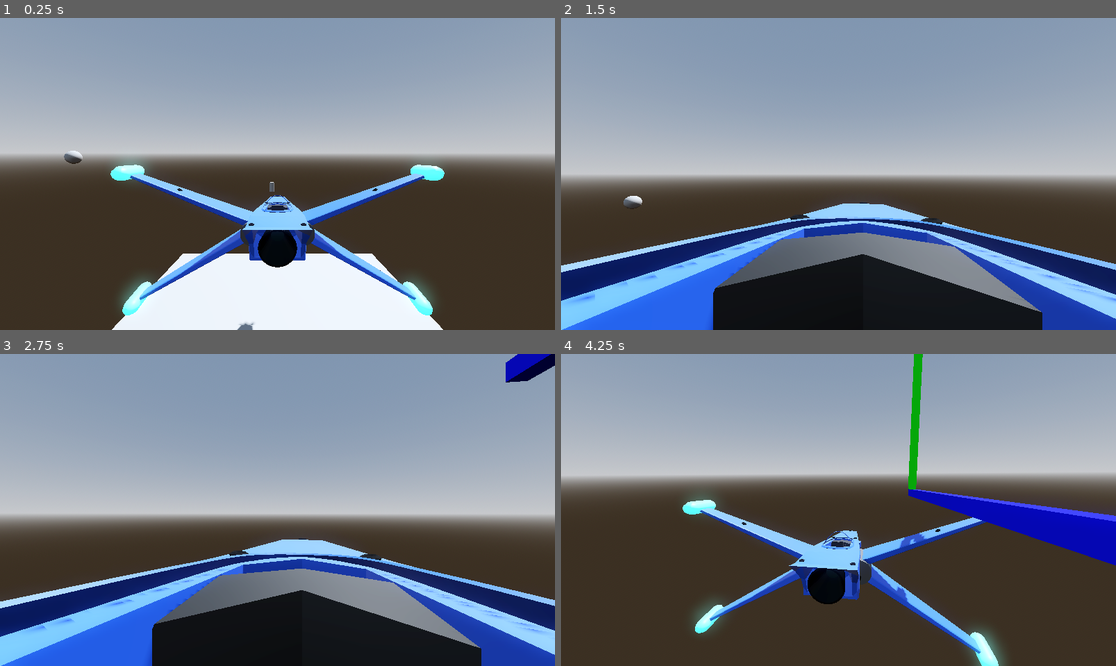
Above: before the commit, frames 1-4 (two rows, left to right).
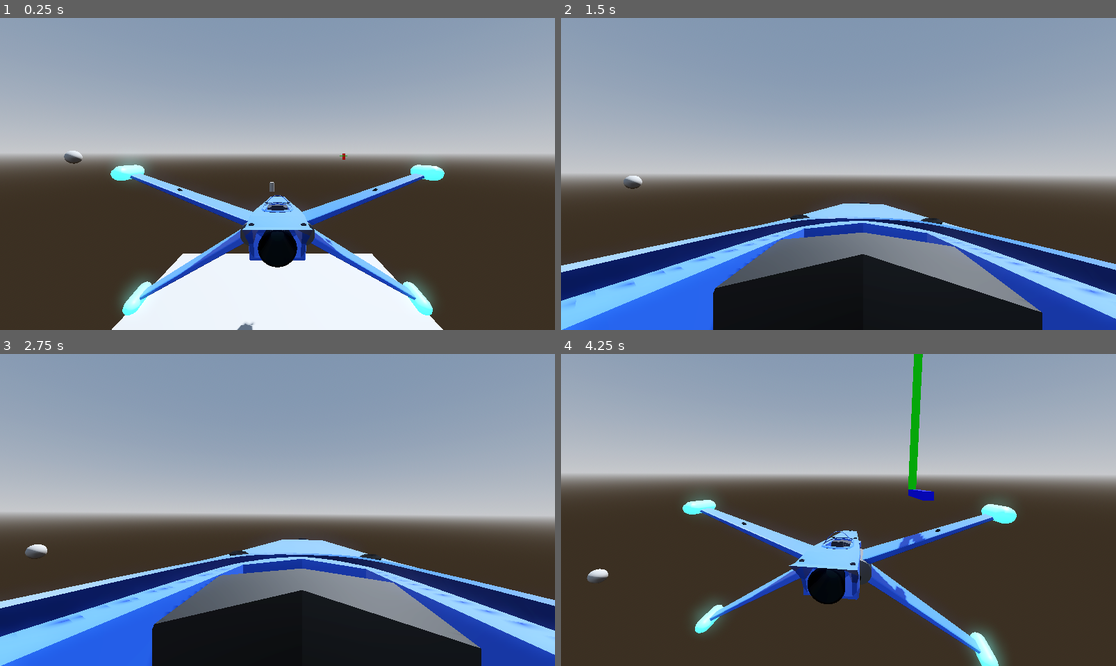
Above: after the commit, the same moments.

Repository: ZoeTheFox/oddity
Game: Godot game, scene res://Scenes/Main Scene/Main.tscn
Same seed, same stepped clock (60 frames per second), same inputs: the game is played once before the commit and once after it.
Inputs (mouse positions are in pixels of both pictures, inside the frame that each line leads up to):
- Up to frame 1 (0.25 s): no input
- Up to frame 2 (1.5 s): tap Enter at 0.5 s; move the mouse to (866, 174) at 0.52 s; hold Alt (camera-look-around) 0.53-1.28 s; hold Space (move-up) from 0.53 s (still down); move the mouse to (810, 174) at 1.27 s; tap K (camera-switch-view) at 1.35 s
- Up to frame 3 (2.75 s): keep holding Space (move-up); move the mouse to (288, 503) at 2.02 s; hold Alt (camera-look-around) from 2.03 s (still down)
- Up to frame 4 (4.25 s): keep holding Space (move-up); move the mouse to (832, 516) at 2.77 s; release Alt (camera-look-around) at 2.78 s; tap K (camera-switch-view) at 2.85 s; move the mouse to (877, 513) at 3.52 s; hold Alt (camera-look-around) from 3.53 s (still down)

The runs differ from the first frame. In frame 1, less than 0.1% of the frame differs, in the area x 12-80%, y 42-100%; in frame 2, 0.5%; in frame 3, 1.0%; in frame 4, 3.8%, in the area x 0-100%, y 38-88%.

Commit message:
a lot of tweaking

Diff:
--- a/Oddity/Scenes/Spaceship/Scripts/FlightControl/SimpleFlightControlSystem.gd
+++ b/Oddity/Scenes/Spaceship/Scripts/FlightControl/SimpleFlightControlSystem.gd
@@ -21,34 +21,68 @@
 var max_thrust_right: float
 
 var velocity : Vector3
+var local_angular_velocity : Vector3
+var user_throttle: float
 
-var thrust_left_right: bool
-
-var vel0 : Vector3
-var acc : Vector3
-
-var user_left: float
-var user_right: float
+var thrust_left: bool
+var thrust_right: bool
+var thrust_up: bool
+var thrust_down: bool
+var roll_right: bool
+var roll_left: bool
 
 # Called when the node enters the scene tree for the first time.
 func _ready():
 	thrust_multiplier = 1
 
-
 # Called every frame. 'delta' is the elapsed time since the previous frame.
 func _process(delta):
+	calc_local_velocity()
+	calc_local_angular_velocity()
 
-	calc_local_velocity()
+	print(velocity.length())
 
-	if (acc.x == 0 and velocity.x < 0):
-		apply_thrust(transform.basis.x, max_thrust_right, 10)
-		print("scream")
+	if (thrust_left == false and thrust_right == false):
 
-	if (acc.x == 0 and velocity.x > 0):
-		apply_thrust(-transform.basis.x, max_thrust_right, 10)
-		print("scream")
+		var throttle
 
-	print(acc)
+		var max_throttle = 100
+		var min_throttle = 10  # Set a small minimum throttle value		 var max_throttle = 1.0   # Set the maximum throttle value
+
+		throttle = clamp(1.0 - abs(velocity.x) / 15, min_throttle, max_throttle)
+
+		if (velocity.x > 0):
+			apply_thrust(-transform.basis.x, max_thrust_left, throttle)
+		else:
+			apply_thrust(transform.basis.x, max_thrust_right, throttle)
+
+	if (thrust_up == false and thrust_down == false):
+
+		var throttle
+
+		var max_throttle = 100
+		var min_throttle = 10  # Set a small minimum throttle value		 var max_throttle = 1.0   # Set the maximum throttle value
+
+		throttle = clamp(1.0 - abs(velocity.y) / 15, min_throttle, max_throttle)
+
+		if (velocity.y > 0):
+			apply_thrust(-transform.basis.y, max_thrust_down, throttle)
+		else:
+			apply_thrust(transform.basis.y, max_thrust_up, throttle)
+
+	if (roll_left == false and roll_right == false):
+
+		var throttle
+
+		var max_throttle = 100
+		var min_throttle = 10  # Set a small minimum throttle value		 var max_throttle = 1.0   # Set the maximum throttle value
+
+		throttle = clamp(1.0 - abs(local_angular_velocity.z) / 15, min_throttle, max_throttle)
+
+		if (local_angular_velocity.z > 0):
+			apply_torque(-transform.basis.z * throttle / 100.0 * 1000 * get_process_delta_time())
+		else:
+			apply_torque(transform.basis.z * throttle / 100.0 * 1000 * get_process_delta_time())
 
 func calc_local_velocity():
 
@@ -62,12 +96,14 @@
 	velocity.y = b.y.dot(v_nor) * v_len
 	velocity.z = b.z.dot(v_nor) * v_len
 
-func calc_local_acceleration():
-	if vel0:
-		acc = (velocity - vel0) / get_process_delta_time()
+func calc_local_angular_velocity():
+	# Get the world-space angular velocity of the rigid body
+	var world_angular_velocity = angular_velocity
 
-	vel0 = velocity
+	# Convert the world-space angular velocity to local space
+	local_angular_velocity = transform.basis.inverse() * world_angular_velocity
 
+	print(local_angular_velocity)
 
 func _on_user_control_thrust_forwards(throttle):
 	apply_thrust(-transform.basis.z, max_thrust_main, throttle)
@@ -76,29 +112,62 @@
 	apply_thrust(-transform.basis.z, max_thrust_retro, throttle)
 
 func _on_user_control_thrust_left(throttle):
-
 	apply_thrust(-transform.basis.x, max_thrust_left, throttle)
+	thrust_left = true
 
 func _on_user_control_thrust_right(throttle):
 	apply_thrust(transform.basis.x, max_thrust_right, throttle)
+	thrust_right = true
 
 func _on_user_control_thrust_up(throttle):
-	apply_thrust(transform.basis.y, max_thrust_main, throttle)
+	apply_thrust(transform.basis.y, max_thrust_up, throttle)
+	thrust_up = true
 
 func _on_user_control_thrust_down(throttle):
 	apply_thrust(-transform.basis.y, max_thrust_down, throttle)
+	thrust_down = true
 
 func apply_thrust(direction: Vector3, force: float, throttle: float):
 	apply_central_force(direction * force * (throttle / 100.0) * get_process_delta_time() * thrust_multiplier)
 
 func _on_user_control_roll_left(percent):
 	apply_torque(transform.basis.z * percent / 100.0 * 1000 * get_process_delta_time())
+	roll_left = true
 
 func _on_user_control_roll_right(percent):
 	apply_torque(-transform.basis.z * percent / 100.0 * 1000 * get_process_delta_time())
+	roll_right = true
 
 func _on_user_control_pitch(percent):
 	apply_torque(-transform.basis.x * percent * 1000 * get_process_delta_time())
 
 func _on_user_control_yaw(percent):
 	apply_torque(-transform.basis.y * percent * 1000 * get_process_delta_time())
+
+
+func _on_user_control_no_thrust_right():
+	thrust_right = false
+
+
+func _on_user_control_no_thrust_left():
+	thrust_left = false
+
+
+func _on_user_control_throttle_signal(throttle):
+	user_throttle = throttle
+
+
+func _on_user_control_no_thrust_down():
+	thrust_down = false
+
+
+func _on_user_control_no_thrust_up():
+	thrust_up = false
+
+
+func _on_user_control_no_roll_right():
+	roll_right = false
+
+
+func _on_user_control_no_roll_left():
+	roll_left = false
--- a/Oddity/Scenes/Spaceship/Scripts/FlightControl/UserControl.gd
+++ b/Oddity/Scenes/Spaceship/Scripts/FlightControl/UserControl.gd
@@ -11,6 +11,13 @@
 signal pitch(percent)
 signal yaw(percent)
 
+signal no_thrust_left()
+signal no_thrust_right()
+signal no_thrust_up()
+signal no_thrust_down()
+signal no_roll_left()
+signal no_roll_right()
+signal throttle_signal(throttle)
 
 var throttle := 0.0
 @export
@@ -47,23 +54,37 @@
 	else:
 		thrust_backwards.emit(throttle)
 
+	throttle_signal.emit(throttle)
+
 	if (Input.is_action_pressed("move-left")):
 		thrust_left.emit(100)
+	else:
+		no_thrust_left.emit()
 
 	if (Input.is_action_pressed("move-right")):
 		thrust_right.emit(100)
+	else:
+		no_thrust_right.emit()
 
 	if (Input.is_action_pressed("move-up")):
 		thrust_up.emit(100)
+	else:
+		no_thrust_up.emit()
 
 	if (Input.is_action_pressed("move-down")):
 		thrust_down.emit(100)
+	else:
+		no_thrust_down.emit()
 
 	if (Input.is_action_pressed("roll-left")):
 		roll_left.emit(100)
+	else:
+		no_roll_left.emit()
 
 	if (Input.is_action_pressed("roll-right")):
 		roll_right.emit(100)
+	else:
+		no_roll_right.emit()
 
 	yaw.emit(mouseInput.x)
 	pitch.emit(mouseInput.y)
--- a/Oddity/Scenes/Spaceship/fighter_gen_7.tscn
+++ b/Oddity/Scenes/Spaceship/fighter_gen_7.tscn
@@ -105,9 +105,16 @@
 rigid_body = NodePath("..")
 global = true
 
+[connection signal="no_roll_left" from="UserControl" to="." method="_on_user_control_no_roll_left"]
+[connection signal="no_roll_right" from="UserControl" to="." method="_on_user_control_no_roll_right"]
+[connection signal="no_thrust_down" from="UserControl" to="." method="_on_user_control_no_thrust_down"]
+[connection signal="no_thrust_left" from="UserControl" to="." method="_on_user_control_no_thrust_left"]
+[connection signal="no_thrust_right" from="UserControl" to="." method="_on_user_control_no_thrust_right"]
+[connection signal="no_thrust_up" from="UserControl" to="." method="_on_user_control_no_thrust_up"]
 [connection signal="pitch" from="UserControl" to="." method="_on_user_control_pitch"]
 [connection signal="roll_left" from="UserControl" to="." method="_on_user_control_roll_left"]
 [connection signal="roll_right" from="UserControl" to="." method="_on_user_control_roll_right"]
+[connection signal="throttle_signal" from="UserControl" to="." method="_on_user_control_throttle_signal"]
 [connection signal="thrust_backwards" from="UserControl" to="." method="_on_user_control_thrust_backwards"]
 [connection signal="thrust_down" from="UserControl" to="." method="_on_user_control_thrust_down"]
 [connection signal="thrust_forwards" from="UserControl" to="." method="_on_user_control_thrust_forwards"]
